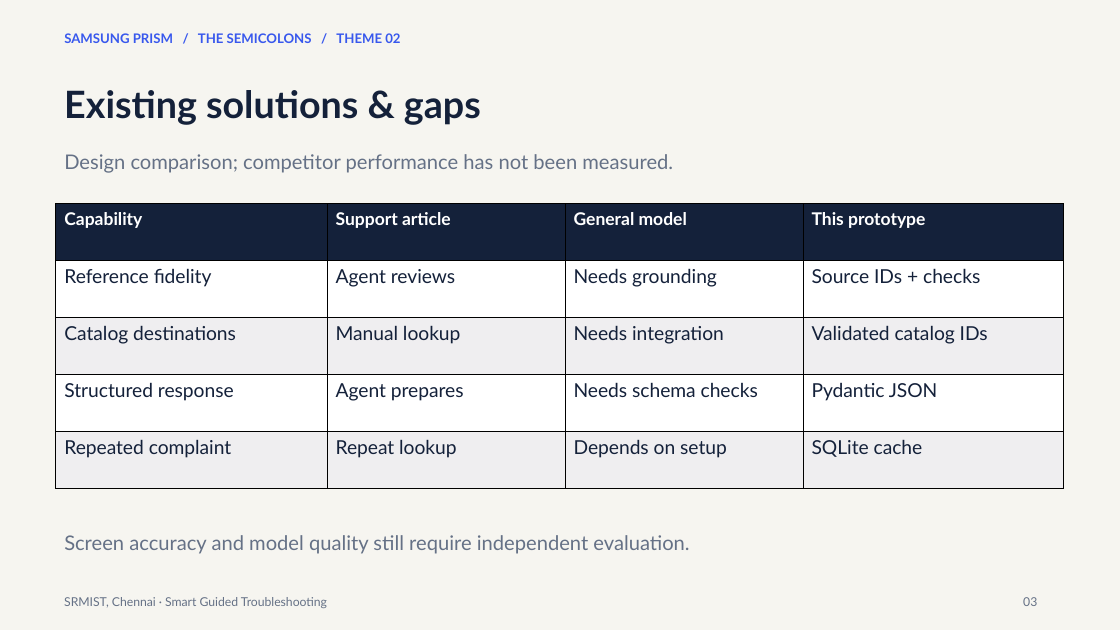
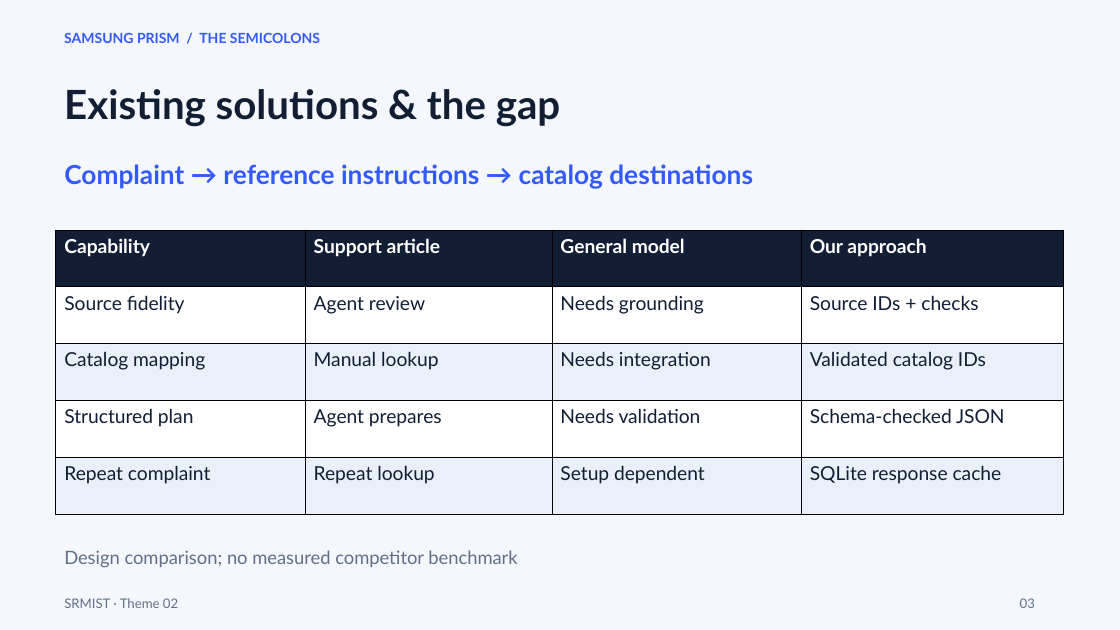
Before and after one commit to Lakshmi98496/samsung-prism, a slide deck: slide 3 of submission/SRMIST_TheSemicolons_Submission.pptx. Drawn at 1120x630 pixels with LibreOffice and Linux fonts; fonts in the diff are those of the drawing. Boxes give left, top, right and bottom in pixels: in the first picture for what was removed or moved away, otherwise in the second. Text is boxed around its words. In the diff, an @@ line names an element or a change of style, - is before the commit and + after.

```diff
--- a/submission/SRMIST_TheSemicolons_Submission.pptx
+++ b/submission/SRMIST_TheSemicolons_Submission.pptx
@@ background #F6F5F0 to #F4F7FC @@
@@ text at (64,33,320,43): text changed; size 11.2 to 12 pt; text colour #3858ED to #345AFF @@
-SAMSUNG PRISM / THE SEMICOLONS / THEME 02
+SAMSUNG PRISM / THE SEMICOLONS
@@ text at (64,89,560,127): text changed; size 32.2 to 34.5 pt; text colour #14213A to #111E34 @@
-Existing solutions & gaps
+Existing solutions & the gap
@@ text at (64,164,753,189): text changed; size 17.2 to 22.5 pt; text colour #657186 to #345AFF; bold on @@
-Design comparison; competitor performance has not been measured.
+Complaint → reference instructions → catalog destinations
@@ table at (56,230,1065,515) @@
-row 1, column 4: This prototype
+row 1, column 4: Our approach
-row 2, column 1: Reference fidelity
+row 2, column 1: Source fidelity
-row 2, column 2: Agent reviews
+row 2, column 2: Agent review
-row 3, column 1: Catalog destinations
+row 3, column 1: Catalog mapping
-row 4: Structured response | Agent prepares | Needs schema checks | Pydantic JSON
+row 4: Structured plan | Agent prepares | Needs validation | Schema-checked JSON
-row 5: Repeated complaint | Repeat lookup | Depends on setup | SQLite cache
+row 5: Repeat complaint | Repeat lookup | Setup dependent | SQLite response cache
@@ fill #14213A to #111E34 in row 1 @@
@@ fill #EFEEF0 to #EAF0F9 in 8 cells @@
@@ size 15 to 16.5 pt in "Capability", "Support article", "General model" @@
@@ text colour #14213A to #111E34 in "Needs grounding", "Source IDs + checks", "Manual lookup", "Needs integration" and 3 more places @@
@@ table: place and size @@
-table at (56,204,1064,489)
+table at (56,230,1065,515)
@@ text at (64,550,517,568): text changed; size 17.2 to 15.8 pt; text colour #657186 to #617088 @@
-Screen accuracy and model quality still require independent evaluation.
+Design comparison; no measured competitor benchmark
@@ text at (64,598,178,608): text changed; size 10.5 to 11.2 pt; text colour #657186 to #617088 @@
-SRMIST, Chennai · Smart Guided Troubleshooting
+SRMIST · Theme 02
@@ text "03" at (1020,598,1035,608): size 10.5 to 11.2 pt, text colour #657186 to #617088 @@
```
Also in this commit, not shown: 9 other slides changed, 2 slides added, 2 slides removed, 7 other files.
